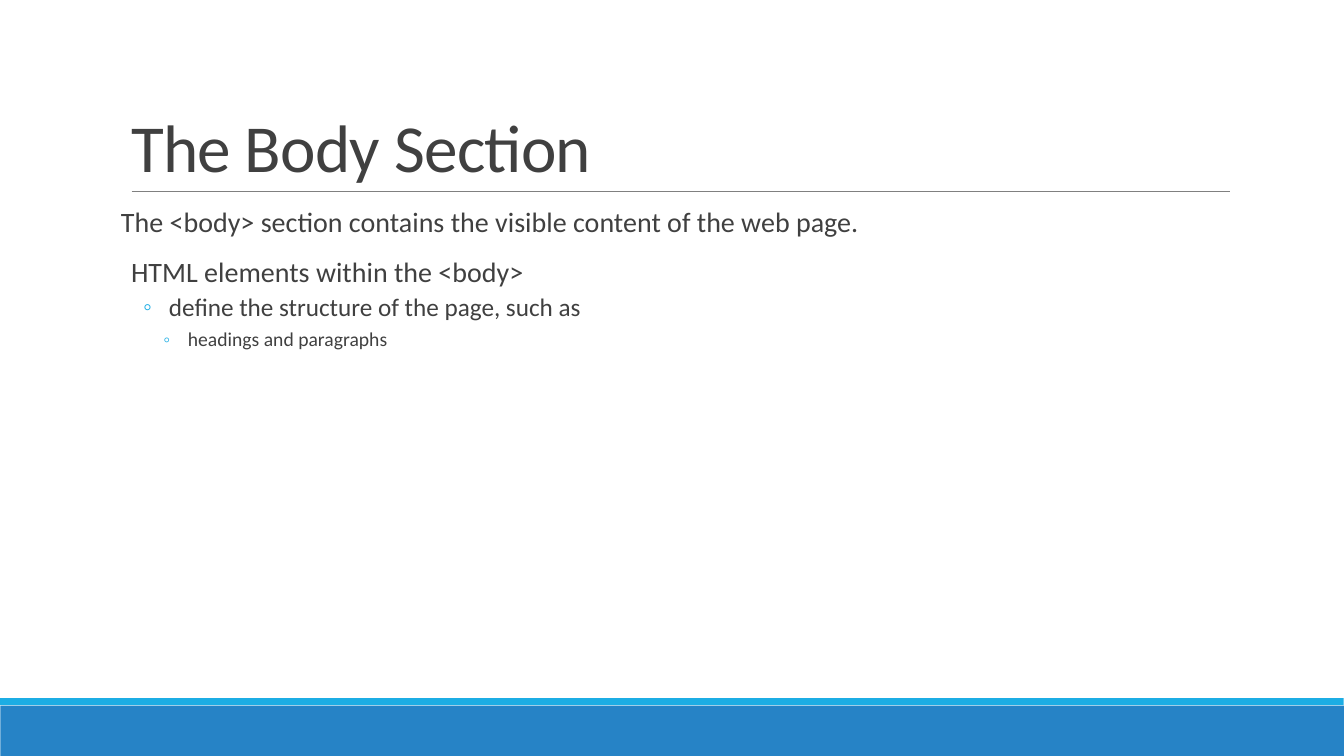
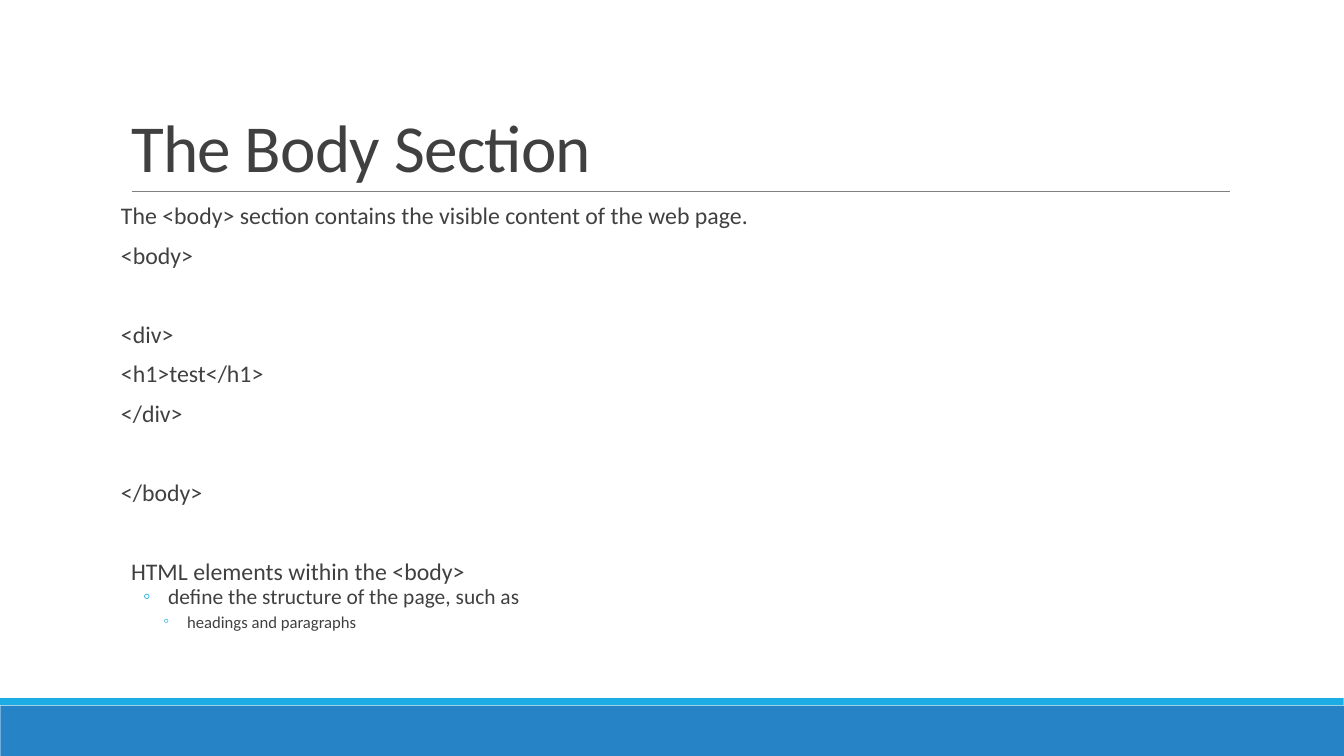
Before and after one commit to rishigujadhur1/ModernJS, a slide deck: slide 5 of Projects/BS5/Foundation - Introuction to HTML and Bootstrap.pptx. Drawn at 1344x756 pixels with LibreOffice and Linux fonts; fonts in the diff are those of the drawing. Boxes give left, top, right and bottom in pixels: in the first picture for what was removed or moved away, otherwise in the second. Text is boxed around its words. In the diff, an @@ line names an element or a change of style, - is before the commit and + after.

```diff
--- a/Projects/BS5/Foundation - Introuction to HTML and Bootstrap.pptx
+++ b/Projects/BS5/Foundation - Introuction to HTML and Bootstrap.pptx
@@ text at box(121, 207, 748, 631): size 20 to 17 pt in "The <body> section contains the visible content ...", "HTML elements within the <body>"; size 18 to 15.3 pt in "define the structure of the page, such ..."; size 14 to 11.9 pt in "headings and paragraphs"; line spacing 0.9 to 0.7 @@
@@ text at box(121, 247, 263, 505): paragraphs added @@
+<body>
+<div>
+<h1>test</h1>
+</div>
+</body>
```
Also in this commit, not shown: 3 other slides changed, 2 other files.
